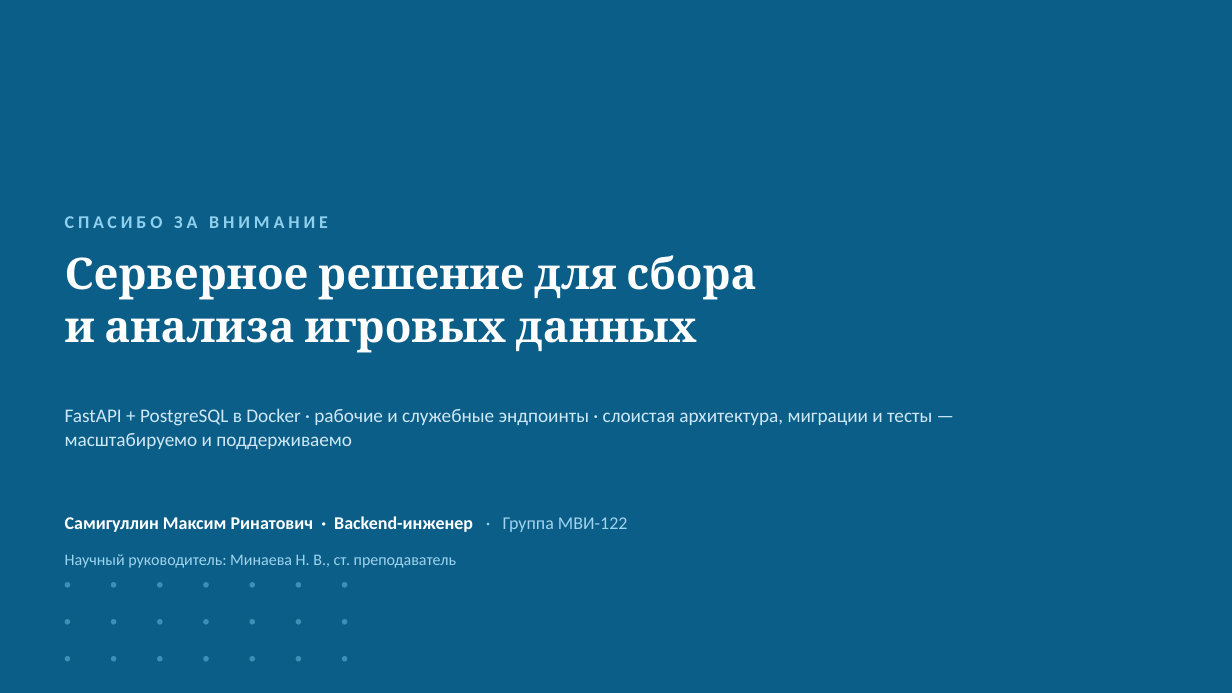
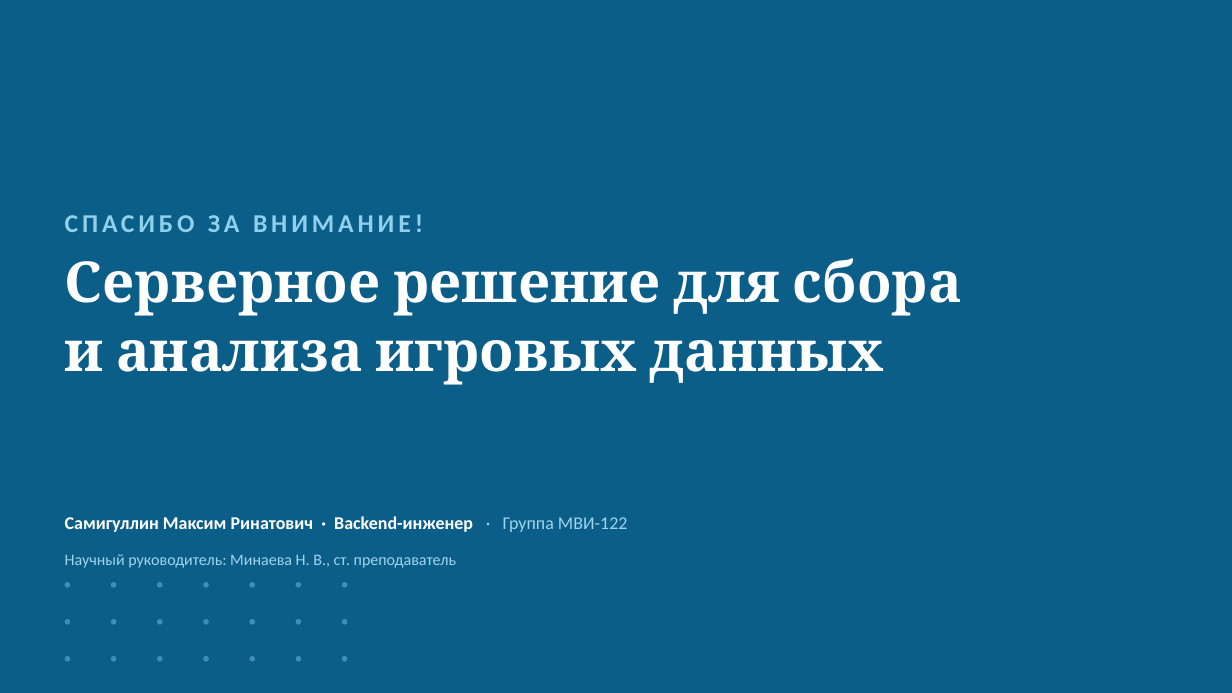
Before and after one commit to Antizi/diplom-Game_Plugs_Ai, a slide deck: slide 11 of presentations/Самигуллин_ВКР_серверное-решение.pptx. Drawn at 1232x693 pixels with LibreOffice and Linux fonts; fonts in the diff are those of the drawing. Boxes give left, top, right and bottom in pixels: in the first picture for what was removed or moved away, otherwise in the second. Text is boxed around its words. In the diff, an @@ line names an element or a change of style, - is before the commit and + after.

```diff
--- a/presentations/Самигуллин_ВКР_серверное-решение.pptx
+++ b/presentations/Самигуллин_ВКР_серверное-решение.pptx
@@ text at box(65, 215, 411, 232): text changed; size 14 to 20 pt @@
-СПАСИБО ЗА ВНИМАНИЕ
+СПАСИБО ЗА ВНИМАНИЕ!
@@ text "Серверное решение для сбора" at box(65, 258, 962, 385): size 34 to 44 pt @@
@@ text removed at box(65, 408, 932, 449) @@
-FastAPI + PostgreSQL в Docker · рабочие и служебные эндпоинты · слоистая архитектура, миграции и тесты — масштабируемо и поддерживаемо
```
Also in this commit, not shown: 10 other slides changed, 14 other files.
